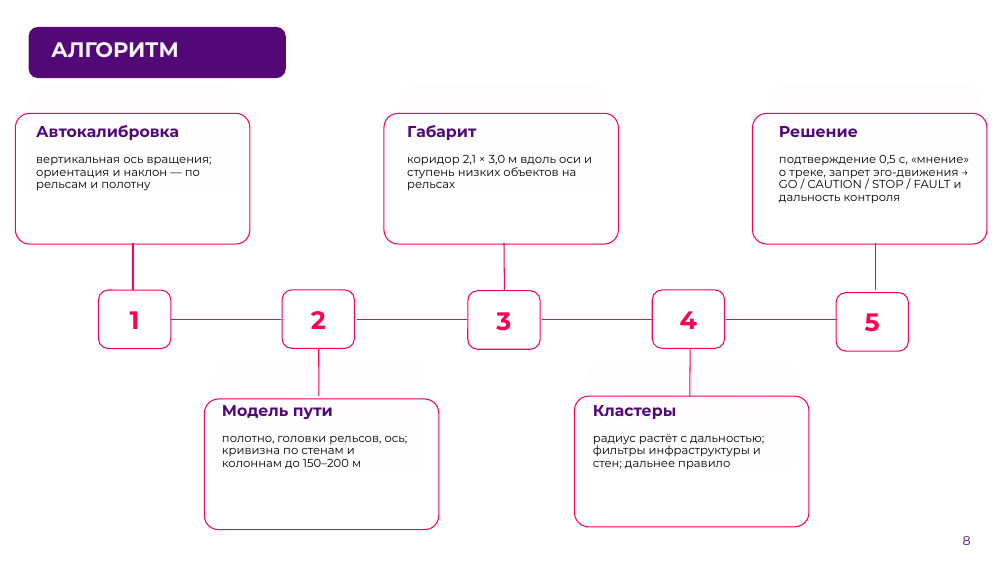
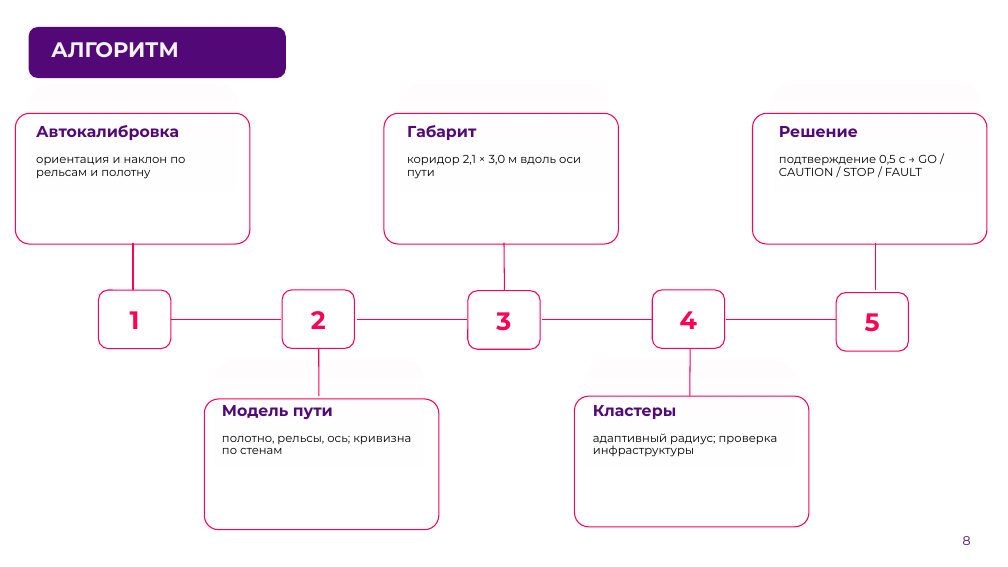
Before and after one commit to pmixay/ReSense, a slide deck: slide 8 of docs/presentation/ReSense_LCT2026.pptx. Drawn at 1008x567 pixels with LibreOffice and Linux fonts; fonts in the diff are those of the drawing; background and template pictures are left out. Boxes give left, top, right and bottom in pixels: in the first picture for what was removed or moved away, otherwise in the second. Text is boxed around its words. In the diff, an @@ line names an element or a change of style, - is before the commit and + after.

```diff
--- a/docs/presentation/ReSense_LCT2026.pptx
+++ b/docs/presentation/ReSense_LCT2026.pptx
@@ text at box(36, 157, 185, 179): text changed @@
-вертикальная ось вращения; ориентация и наклон — по рельсам и полотну
+ориентация и наклон по рельсам и полотну
@@ text at box(407, 155, 581, 179): text changed @@
-коридор 2,1 × 3,0 м вдоль оси и ступень низких объектов на рельсах
+коридор 2,1 × 3,0 м вдоль оси пути
@@ text at box(779, 155, 937, 176): text changed @@
-подтверждение 0,5 с, «мнение» о треке, запрет эго-движения → GO / CAUTION / STOP / FAULT и дальность контроля
+подтверждение 0,5 с → GO / CAUTION / STOP / FAULT
@@ text at box(222, 436, 411, 454): text changed @@
-полотно, головки рельсов, ось; кривизна по стенам и колоннам до 150–200 м
+полотно, рельсы, ось; кривизна по стенам
@@ text at box(593, 433, 778, 457): text changed @@
-радиус растёт с дальностью; фильтры инфраструктуры и стен; дальнее правило
+адаптивный радиус; проверка инфраструктуры
```
Also in this commit, not shown: 13 other slides changed, 22 other files.
